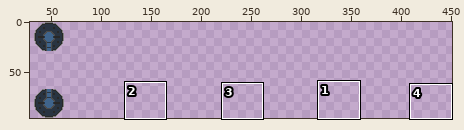
A sprite sheet gets an edit: img/machine.png. The picture above shows the old version from afar; the outline marks the close-up.
Close-up. Before the commit:
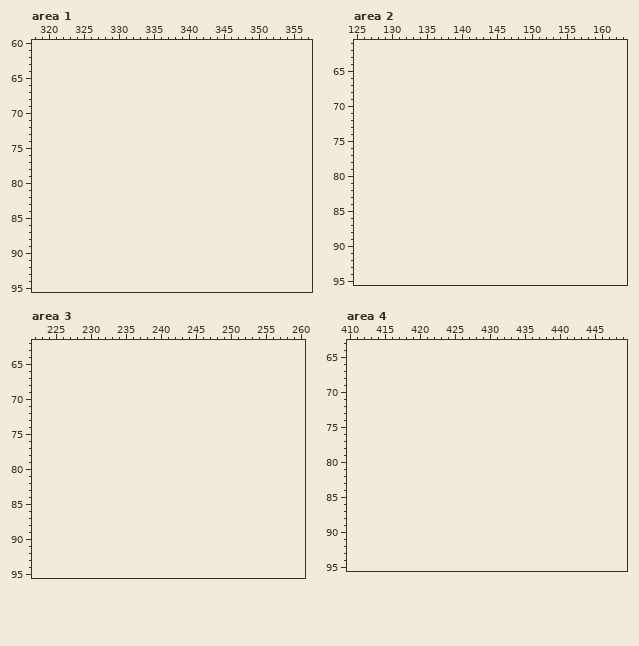
The file is 96x96 pixels. Shown: area 1: x 318..357, y 60..95; area 2: x 125..163, y 61..95; area 3: x 222..260, y 62..95; area 4: x 410..449, y 63..95. The old version is drawn lined up with the new one, on the new canvas. The wide view leaves out empty margins. The commit also changed other parts of the picture, which this record leaves out.
After the commit:
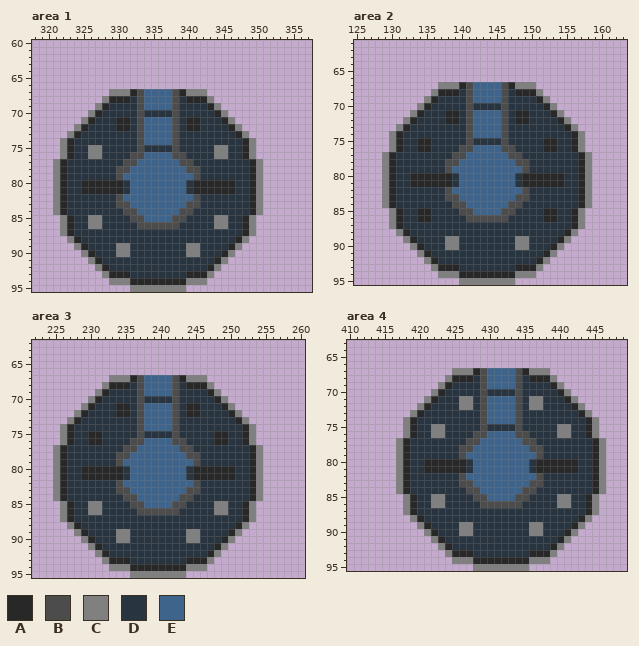
Palette (. is transparent): A #282828  B #4c4c4c  C #808080  D #293441  E #3f648b
Changes in this commit:
canvas 96x96 -> 480x96
Area 1:
y 67: x 329..342 .............. -> CCCABEEEEBACCC
y 68: x 328..343 ................ -> CAAADBEEEEBDAAAC
y 69: x 327..344 .................. -> CADDDDBEEEEBDDDDAC
y 70: x 326..345 .................... -> CADDDDDBDDDDBDDDDDAC
y 71: x 325..346 ...................... -> CADDDAADBEEEEBDAADDDAC
y 72: x 324..347 ........................ -> CADDDDAADBEEEEBDAADDDDAC
y 73: x 323..348 .......................... -> CADDDDDDDDBEEEEBDDDDDDDDAC
y 74: x 322..349 ............................ -> CADDDDDDDDDBEEEEBDDDDDDDDDAC
y 75: x 322..349 ............................ -> CADDCCDDDDDBDDDDBDDDDDCCDDAC
y 76: x 322..349 ............................ -> CADDCCDDDDBBEEEEBBDDDDCCDDAC
y 77: x 321..350 .............................. -> CADDDDDDDDBBEEEEEEBBDDDDDDDDAC
y 78: x 321..350 .............................. -> CADDDDDDDBBEEEEEEEEBBDDDDDDDAC
y 79: x 321..350 .............................. -> CADDDDDDDBEEEEEEEEEEBDDDDDDDAC
y 80..81: x 321..350 .............................. -> CADDAAAAAADEEEEEEEEDAAAAAADDAC
y 82: x 321..350 .............................. -> CADDDDDDDBEEEEEEEEEEBDDDDDDDAC
y 83: x 321..350 .............................. -> CADDDDDDDBBEEEEEEEEBBDDDDDDDAC
y 84: x 321..350 .............................. -> CADDDDDDDDBBEEEEEEBBDDDDDDDDAC
y 85: x 322..349 ............................ -> CADDCCDDDDBBEEEEBBDDDDCCDDAC
y 86: x 322..349 ............................ -> CADDCCDDDDDBBBBBBDDDDDCCDDAC
y 87: x 322..349 ............................ -> CADDDDDDDDDDDDDDDDDDDDDDDDAC
y 88: x 323..348 .......................... -> CADDDDDDDDDDDDDDDDDDDDDDAC
y 89: x 324..347 ........................ -> CADDDDCCDDDDDDDDCCDDDDAC
y 90: x 325..346 ...................... -> CADDDCCDDDDDDDDCCDDDAC
y 91: x 326..345 .................... -> CADDDDDDDDDDDDDDDDAC
y 92: x 327..344 .................. -> CADDDDDDDDDDDDDDAC
y 93: x 328..343 ................ -> CAAADDDDDDDDAAAC
y 94: x 329..342 .............. -> CCCAAAAAAAACCC
y 95: x 332..339 ........ -> CCCCCCCC
Area 2:
y 67: x 137..150 .............. -> CCCABEEEEBACCC
y 68: x 136..151 ................ -> CAAADBEEEEBDAAAC
y 69: x 135..152 .................. -> CADDDDBEEEEBDDDDAC
y 70: x 134..153 .................... -> CADDDDDBDDDDBDDDDDAC
y 71: x 133..154 ...................... -> CADDDAADBEEEEBDAADDDAC
y 72: x 132..155 ........................ -> CADDDDAADBEEEEBDAADDDDAC
y 73: x 131..156 .......................... -> CADDDDDDDDBEEEEBDDDDDDDDAC
y 74: x 130..157 ............................ -> CADDDDDDDDDBEEEEBDDDDDDDDDAC
y 75: x 130..157 ............................ -> CADDAADDDDDBDDDDBDDDDDAADDAC
y 76: x 130..157 ............................ -> CADDAADDDDBBEEEEBBDDDDAADDAC
y 77: x 129..158 .............................. -> CADDDDDDDDBBEEEEEEBBDDDDDDDDAC
y 78: x 129..158 .............................. -> CADDDDDDDBBEEEEEEEEBBDDDDDDDAC
y 79: x 129..158 .............................. -> CADDDDDDDBEEEEEEEEEEBDDDDDDDAC
y 80..81: x 129..158 .............................. -> CADDAAAAAADEEEEEEEEDAAAAAADDAC
y 82: x 129..158 .............................. -> CADDDDDDDBEEEEEEEEEEBDDDDDDDAC
y 83: x 129..158 .............................. -> CADDDDDDDBBEEEEEEEEBBDDDDDDDAC
y 84: x 129..158 .............................. -> CADDDDDDDDBBEEEEEEBBDDDDDDDDAC
y 85: x 130..157 ............................ -> CADDAADDDDBBEEEEBBDDDDAADDAC
y 86: x 130..157 ............................ -> CADDAADDDDDBBBBBBDDDDDAADDAC
y 87: x 130..157 ............................ -> CADDDDDDDDDDDDDDDDDDDDDDDDAC
y 88: x 131..156 .......................... -> CADDDDDDDDDDDDDDDDDDDDDDAC
y 89: x 132..155 ........................ -> CADDDDCCDDDDDDDDCCDDDDAC
y 90: x 133..154 ...................... -> CADDDCCDDDDDDDDCCDDDAC
y 91: x 134..153 .................... -> CADDDDDDDDDDDDDDDDAC
y 92: x 135..152 .................. -> CADDDDDDDDDDDDDDAC
y 93: x 136..151 ................ -> CAAADDDDDDDDAAAC
y 94: x 137..150 .............. -> CCCAAAAAAAACCC
y 95: x 140..147 ........ -> CCCCCCCC
Area 3:
y 67: x 233..246 .............. -> CCCABEEEEBACCC
y 68: x 232..247 ................ -> CAAADBEEEEBDAAAC
y 69: x 231..248 .................. -> CADDDDBEEEEBDDDDAC
y 70: x 230..249 .................... -> CADDDDDBDDDDBDDDDDAC
y 71: x 229..250 ...................... -> CADDDAADBEEEEBDAADDDAC
y 72: x 228..251 ........................ -> CADDDDAADBEEEEBDAADDDDAC
y 73: x 227..252 .......................... -> CADDDDDDDDBEEEEBDDDDDDDDAC
y 74: x 226..253 ............................ -> CADDDDDDDDDBEEEEBDDDDDDDDDAC
y 75: x 226..253 ............................ -> CADDAADDDDDBDDDDBDDDDDAADDAC
y 76: x 226..253 ............................ -> CADDAADDDDBBEEEEBBDDDDAADDAC
y 77: x 225..254 .............................. -> CADDDDDDDDBBEEEEEEBBDDDDDDDDAC
y 78: x 225..254 .............................. -> CADDDDDDDBBEEEEEEEEBBDDDDDDDAC
y 79: x 225..254 .............................. -> CADDDDDDDBEEEEEEEEEEBDDDDDDDAC
y 80..81: x 225..254 .............................. -> CADDAAAAAADEEEEEEEEDAAAAAADDAC
y 82: x 225..254 .............................. -> CADDDDDDDBEEEEEEEEEEBDDDDDDDAC
y 83: x 225..254 .............................. -> CADDDDDDDBBEEEEEEEEBBDDDDDDDAC
y 84: x 225..254 .............................. -> CADDDDDDDDBBEEEEEEBBDDDDDDDDAC
y 85: x 226..253 ............................ -> CADDCCDDDDBBEEEEBBDDDDCCDDAC
y 86: x 226..253 ............................ -> CADDCCDDDDDBBBBBBDDDDDCCDDAC
y 87: x 226..253 ............................ -> CADDDDDDDDDDDDDDDDDDDDDDDDAC
y 88: x 227..252 .......................... -> CADDDDDDDDDDDDDDDDDDDDDDAC
y 89: x 228..251 ........................ -> CADDDDCCDDDDDDDDCCDDDDAC
y 90: x 229..250 ...................... -> CADDDCCDDDDDDDDCCDDDAC
y 91: x 230..249 .................... -> CADDDDDDDDDDDDDDDDAC
y 92: x 231..248 .................. -> CADDDDDDDDDDDDDDAC
y 93: x 232..247 ................ -> CAAADDDDDDDDAAAC
y 94: x 233..246 .............. -> CCCAAAAAAAACCC
y 95: x 236..243 ........ -> CCCCCCCC
Area 4:
y 67: x 425..438 .............. -> CCCABEEEEBACCC
y 68: x 424..439 ................ -> CAAADBEEEEBDAAAC
y 69: x 423..440 .................. -> CADDDDBEEEEBDDDDAC
y 70: x 422..441 .................... -> CADDDDDBDDDDBDDDDDAC
y 71: x 421..442 ...................... -> CADDDCCDBEEEEBDCCDDDAC
y 72: x 420..443 ........................ -> CADDDDCCDBEEEEBDCCDDDDAC
y 73: x 419..444 .......................... -> CADDDDDDDDBEEEEBDDDDDDDDAC
y 74: x 418..445 ............................ -> CADDDDDDDDDBEEEEBDDDDDDDDDAC
y 75: x 418..445 ............................ -> CADDCCDDDDDBDDDDBDDDDDCCDDAC
y 76: x 418..445 ............................ -> CADDCCDDDDBBEEEEBBDDDDCCDDAC
y 77: x 417..446 .............................. -> CADDDDDDDDBBEEEEEEBBDDDDDDDDAC
y 78: x 417..446 .............................. -> CADDDDDDDBBEEEEEEEEBBDDDDDDDAC
y 79: x 417..446 .............................. -> CADDDDDDDBEEEEEEEEEEBDDDDDDDAC
y 80..81: x 417..446 .............................. -> CADDAAAAAADEEEEEEEEDAAAAAADDAC
y 82: x 417..446 .............................. -> CADDDDDDDBEEEEEEEEEEBDDDDDDDAC
y 83: x 417..446 .............................. -> CADDDDDDDBBEEEEEEEEBBDDDDDDDAC
y 84: x 417..446 .............................. -> CADDDDDDDDBBEEEEEEBBDDDDDDDDAC
y 85: x 418..445 ............................ -> CADDCCDDDDBBEEEEBBDDDDCCDDAC
y 86: x 418..445 ............................ -> CADDCCDDDDDBBBBBBDDDDDCCDDAC
y 87: x 418..445 ............................ -> CADDDDDDDDDDDDDDDDDDDDDDDDAC
y 88: x 419..444 .......................... -> CADDDDDDDDDDDDDDDDDDDDDDAC
y 89: x 420..443 ........................ -> CADDDDCCDDDDDDDDCCDDDDAC
y 90: x 421..442 ...................... -> CADDDCCDDDDDDDDCCDDDAC
y 91: x 422..441 .................... -> CADDDDDDDDDDDDDDDDAC
y 92: x 423..440 .................. -> CADDDDDDDDDDDDDDAC
y 93: x 424..439 ................ -> CAAADDDDDDDDAAAC
y 94: x 425..438 .............. -> CCCAAAAAAAACCC
y 95: x 428..435 ........ -> CCCCCCCC
Where, in picture pixels (left, top, right, bottom), the same in both close-ups:
added: (53, 89, 263, 292)
added: (382, 82, 592, 285)
added: (53, 375, 263, 578)
added: (396, 368, 606, 571)
